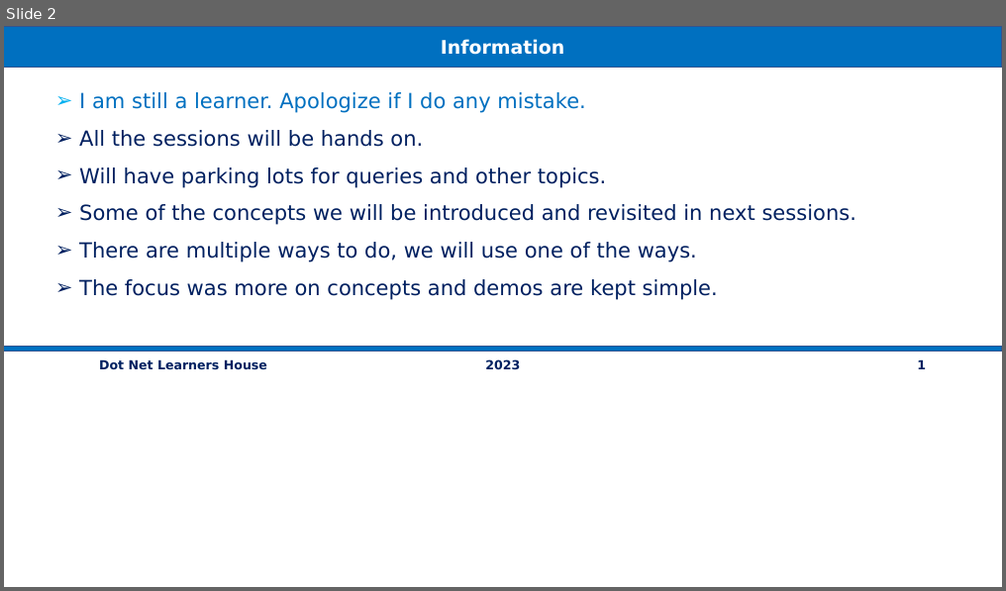
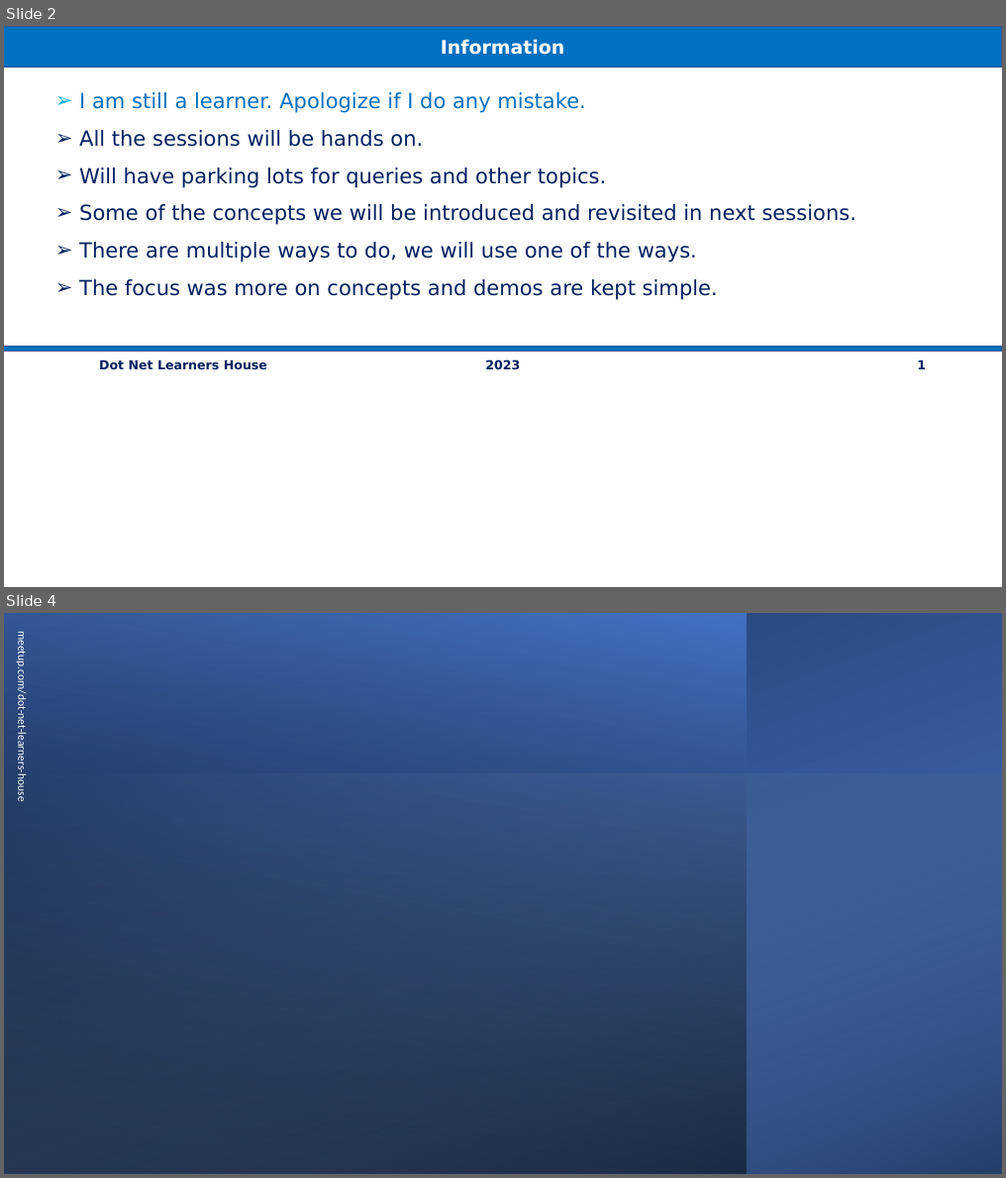
Before and after one commit to vishipayyallore/speaker-series-2023, a slide deck: TechTalk.pptx. Shown one above the other, each under a label of ours: slide 2 before the commit, slides 2 and 4 after it; the slides between them are not shown. The pictures are 1006x591 and 1006x1178 pixels, drawn with LibreOffice and Linux fonts; fonts in the diff are those of the drawing; background and template pictures are left out. Boxes give left, top, right and bottom in pixels: in the first picture for what was removed or moved away, otherwise in the second. Text is boxed around its words. In the diff, an @@ line names an element or a change of style, - is before the commit and + after.

```diff
--- a/TechTalk.pptx
+++ b/TechTalk.pptx
@@ slide 4 added at bbox=[4, 613, 1002, 1174], background picture (left out) @@
@@ rectangle added at bbox=[4, 613, 1002, 1174], fill gradient #4472C4 to #203864 @@
@@ rectangle added at bbox=[4, 613, 746, 1174], fill gradient #000000 to #4472C4 @@
@@ text added at bbox=[15, 648, 29, 797], 11 pt, text #FFFFFF @@
+meetup.com/dot-net-learners-house
@@ rectangle added at bbox=[4, 774, 1002, 1174], fill gradient #9DC3E6 to #000000 @@
```
Also in this commit, not shown: 1 other slide added, 15 other files.
